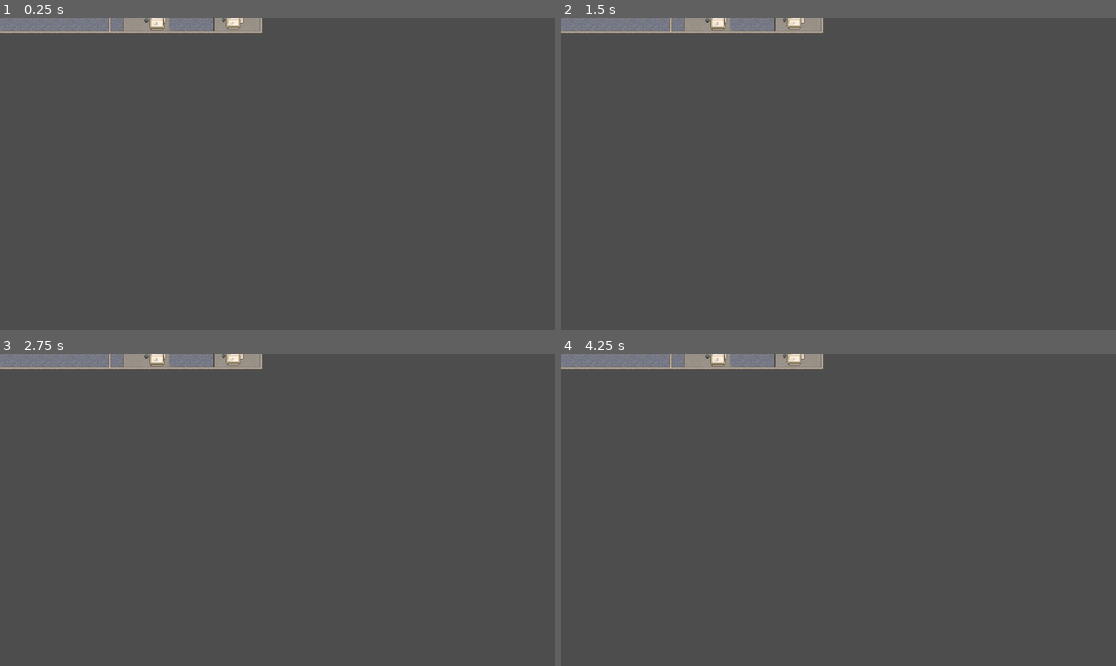
Above: before the commit, frames 1-4 (two rows, left to right).
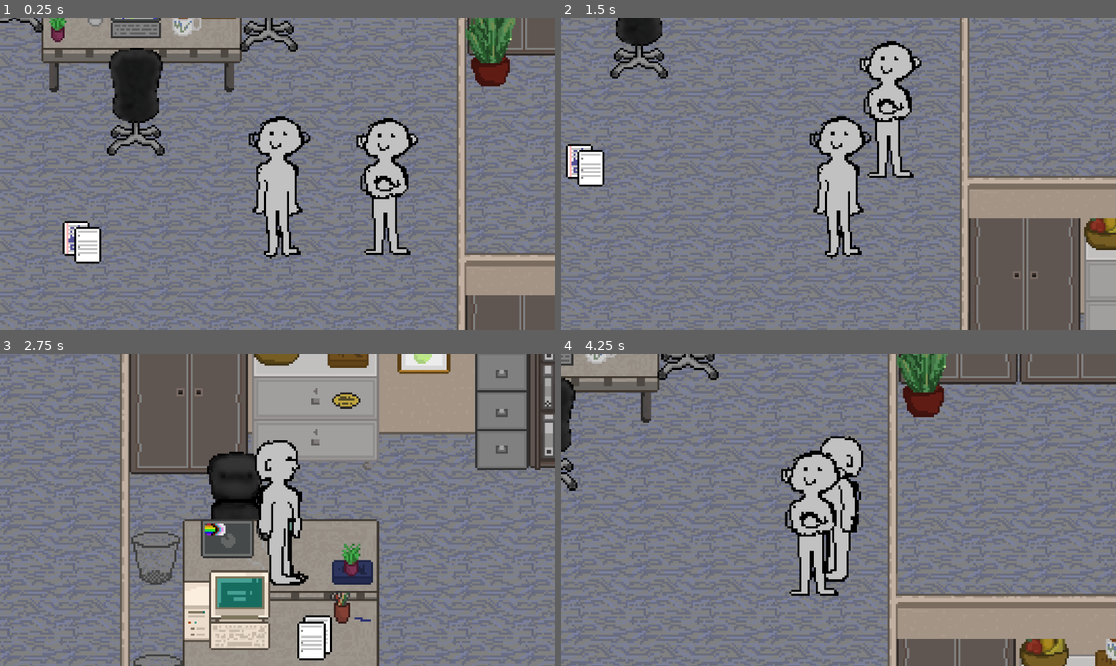
Above: after the commit, the same moments.

Repository: xMenetekel/Chaoffice
Game: Godot game, scene res://scenes/main.tscn
The game is run twice, just before and just after one commit, with the same random seed, the same clock (stepped at 60 frames per second) and the same inputs.
Inputs (mouse positions are in pixels of both pictures, inside the frame that each line leads up to):
- Up to frame 1 (0.25 s): no input
- Up to frame 2 (1.5 s): tap Enter at 0.5 s; move the mouse to (960, 158) at 0.52 s; hold D (move_right) 0.53-1.28 s; tap Mouse wheel up (zoom_in) at 0.6 s; move the mouse to (727, 189) at 1.27 s; hold S (move_down) from 1.28 s (still down); tap Mouse wheel down (zoom_out) at 1.35 s
- Up to frame 3 (2.75 s): move the mouse to (333, 441) at 2.02 s; release S (move_down) at 2.03 s; hold D (move_right) from 2.03 s (still down); tap Mouse wheel up (zoom_in) at 2.1 s
- Up to frame 4 (4.25 s): move the mouse to (810, 572) at 2.77 s; release D (move_right) at 2.78 s; hold W (move_up) 2.78-3.53 s; tap Mouse wheel down (zoom_out) at 2.85 s; move the mouse to (1005, 556) at 3.52 s; hold A (move_left) from 3.53 s (still down); tap Mouse wheel up (zoom_in) at 3.6 s

The runs differ from the first frame. In frame 1, 95% of the frame differs, in the area x 0-100%, y 0-100%; in frame 2, 92%; in frame 3, 90%; in frame 4, 94%.

Commit message:
fernando is a very standing man

Diff:
--- a/scenes/hauptraum.tscn
+++ b/scenes/hauptraum.tscn
@@ -5,7 +5,7 @@
 [ext_resource type="TileSet" uid="uid://ci1fklfqmpvxf" path="res://assets/godot/TileSets/grosseDingeKleinadjustierbar.tres" id="3_rnjyy"]
 
 [node name="Node2D" type="Node2D" unique_id=1867850265]
-position = Vector2(1, 0)
+position = Vector2(451, 622)
 
 [node name="Fußboden" type="TileMapLayer" parent="." unique_id=1176953806]
 position = Vector2(160, 190)
@@ -134,6 +134,7 @@
 [node name="Node2D_Buero2" type="Node2D" parent="." unique_id=1905928952]
 
 [node name="Fussboden" type="TileMapLayer" parent="Node2D_Buero2" unique_id=1638403436]
+position = Vector2(4, 0)
 tile_map_data = PackedByteArray("AAAHAPX/AAAJAAAAAAAHAPb/AAAJAAAAAAAHAPf/AAAJAAAAAAAHAPj/AAAJAAAAAAAIAPX/AAAJAAAAAAAIAP …(560 unchanged characters)…
 tile_set = ExtResource("1_rnjyy")
 
--- a/scenes/main.tscn
+++ b/scenes/main.tscn
@@ -1,16 +1,21 @@
 [gd_scene format=3 uid="uid://cbteslkcsjknp"]
 
+[ext_resource type="PackedScene" uid="uid://b8dpwuev3qmg6" path="res://scenes/hauptraum.tscn" id="1_o5qli"]
 [ext_resource type="PackedScene" uid="uid://cqq40uj6jkue6" path="res://scenes/DialogueUI.tscn" id="2_0wfyh"]
-[ext_resource type="PackedScene" uid="uid://b8dpwuev3qmg6" path="res://scenes/hauptraum.tscn" id="1_o5qli"]
-[ext_resource type="PackedScene" uid="uid://dvjy4cq052cka" path="res://scenes/Player/player.tscn" id="2_0wfyh"]
-[ext_resource type="PackedScene" uid="uid://b8dpwuev3qmg6" path="res://scenes/node_2d.tscn" id="1_o5qli"]
-[ext_resource type="PackedScene" uid="uid://cqq40uj6jkue6" path="res://scenes/DialogueUI.tscn" id="2_0wfyh"]
+[ext_resource type="PackedScene" uid="uid://dvjy4cq052cka" path="res://scenes/Player/player.tscn" id="3_sugp2"]
+[ext_resource type="PackedScene" uid="uid://b4eljfgdtm0d" path="res://scenes/npcs/Fernando.tscn" id="4_jyhfs"]
 
 [node name="Main" type="Node" unique_id=1386797924]
 
 [node name="Node2D" parent="." unique_id=1867850265 instance=ExtResource("1_o5qli")]
+position = Vector2(452, 622)
 
 [node name="CharacterBody2D" parent="." unique_id=587769380 instance=ExtResource("2_0wfyh")]
-position = Vector2(475, 687)
 
 [node name="DialogueUI" parent="." unique_id=1934225950 instance=ExtResource("2_0wfyh")]
+
+[node name="CharacterBody2D2" parent="." unique_id=930304160 instance=ExtResource("3_sugp2")]
+position = Vector2(583, 335)
+
+[node name="CharacterBody2D3" parent="." unique_id=1139556431 instance=ExtResource("4_jyhfs")]
+position = Vector2(639, 341)
--- /dev/null
+++ b/scenes/npcs/Fernando.tscn
@@ -0,0 +1,39 @@
+[gd_scene format=3 uid="uid://b4eljfgdtm0d"]
+
+[ext_resource type="PackedScene" uid="uid://cqkrk4apjwft3" path="res://scenes/npcs/base_npc.tscn" id="1_m0aaq"]
+[ext_resource type="Texture2D" uid="uid://dk8ye3lllcw0l" path="res://assets/godot/walkingHumans/mensch1.png" id="2_bnifb"]
+
+[sub_resource type="RectangleShape2D" id="RectangleShape2D_408yk"]
+size = Vector2(20, 68)
+
+[sub_resource type="AtlasTexture" id="AtlasTexture_sdin7"]
+atlas = ExtResource("2_bnifb")
+region = Rect2(0, 0, 64, 96)
+
+[sub_resource type="AtlasTexture" id="AtlasTexture_ggkuc"]
+atlas = ExtResource("2_bnifb")
+region = Rect2(256, 0, 64, 96)
+
+[sub_resource type="SpriteFrames" id="SpriteFrames_5a5sv"]
+animations = [{
+"frames": [{
+"duration": 1.0,
+"texture": SubResource("AtlasTexture_sdin7")
+}, {
+"duration": 1.0,
+"texture": SubResource("AtlasTexture_ggkuc")
+}],
+"loop": true,
+"name": &"default",
+"speed": 2.0
+}]
+
+[node name="CharacterBody2D" unique_id=1139556431 instance=ExtResource("1_m0aaq")]
+
+[node name="CollisionShape2D" parent="." index="0" unique_id=661832740]
+position = Vector2(0, 1)
+shape = SubResource("RectangleShape2D_408yk")
+
+[node name="AnimatedSprite2D" type="AnimatedSprite2D" parent="." index="2" unique_id=2111446462]
+position = Vector2(4, -7)
+sprite_frames = SubResource("SpriteFrames_5a5sv")
--- /dev/null
+++ b/scenes/npcs/base_npc.tscn
@@ -0,0 +1,16 @@
+[gd_scene format=3 uid="uid://cqkrk4apjwft3"]
+
+[sub_resource type="CircleShape2D" id="CircleShape2D_6qnc6"]
+
+[sub_resource type="CircleShape2D" id="CircleShape2D_65blf"]
+
+[node name="CharacterBody2D" type="CharacterBody2D" unique_id=1139556431]
+
+[node name="CollisionShape2D" type="CollisionShape2D" parent="." unique_id=661832740]
+shape = SubResource("CircleShape2D_6qnc6")
+
+[node name="Area2D" type="Area2D" parent="." unique_id=1842933805]
+
+[node name="CollisionShape2D" type="CollisionShape2D" parent="Area2D" unique_id=1862917947]
+shape = SubResource("CircleShape2D_65blf")
+disabled = true
Renamed: npcs/base_npc.gd -> scenes/npcs/base_npc.gd
Renamed: npcs/base_npc.gd.uid -> scenes/npcs/base_npc.gd.uid
